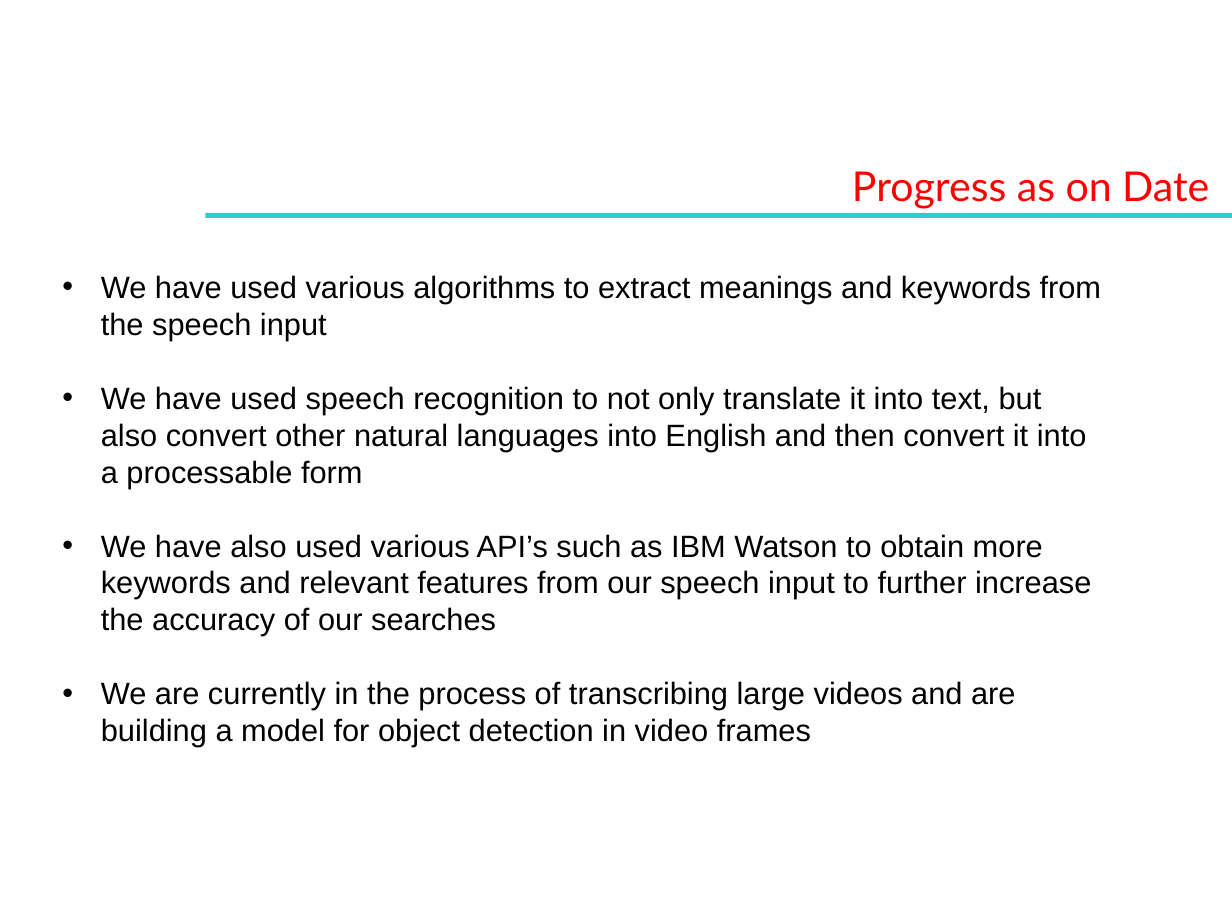
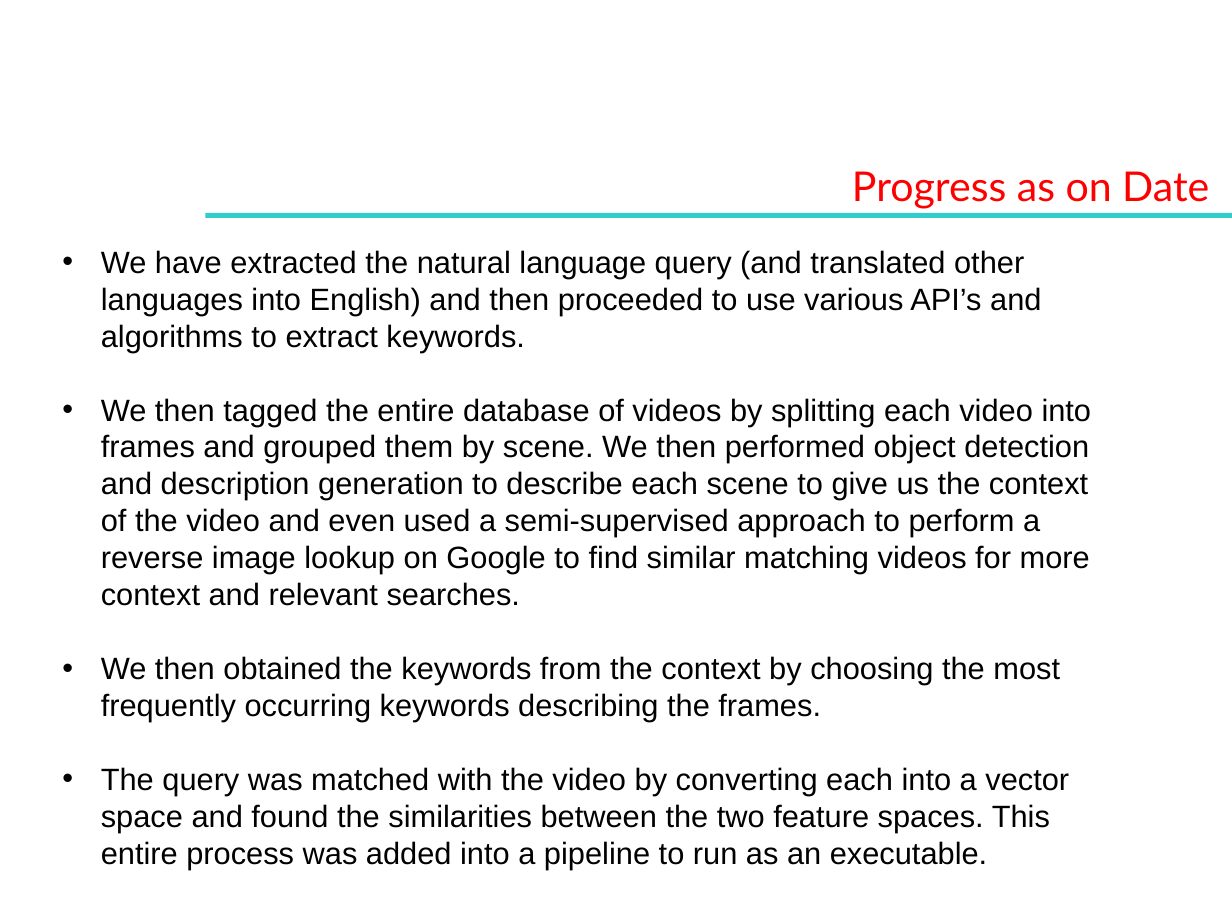
Before and after one commit to aditeyabaral/natural-language-database-querying, a slide deck: slide 4 of Presentation/Intel Contest_template.pptx. Drawn at 1232x924 pixels with LibreOffice and Linux fonts; fonts in the diff are those of the drawing; background and template pictures are left out. Boxes give left, top, right and bottom in pixels: in the first picture for what was removed or moved away, otherwise in the second. Text is boxed around its words. In the diff, an @@ line names an element or a change of style, - is before the commit and + after.

Commit message:
Added presentation

```diff
--- a/Presentation/Intel Contest_template.pptx
+++ b/Presentation/Intel Contest_template.pptx
@@ text at [101,250,1092,870]: text changed @@
-• We have used various algorithms to extract meanings and keywords from the speech input
-• We have used speech recognition to not only translate it into text, but also convert other natural languages into English and then convert it into a processable form
-• We have also used various API’s such as IBM Watson to obtain more keywords and relevant features from our speech input to further increase the accuracy of our searches
-• We are currently in the process of transcribing large videos and are building a model for object detection in video frames
+• We have extracted the natural language query (and translated other languages into English) and then proceeded to use various API’s and algorithms to extract keywords.
+• We then tagged the entire database of videos by splitting each video into frames and grouped them by scene. We then performed object detection and description generation to describe each scene to give us the context of the video and even used a semi-supervised approach to perform a reverse image lookup on Google to find similar matching videos for more context and relevant searches.
+• We then obtained the keywords from the context by choosing the most frequently occurring keywords describing the frames.
+• The query was matched with the video by converting each into a vector space and found the similarities between the two feature spaces. This entire process was added into a pipeline to run as an executable.
```
Also in this commit, not shown: 6 other slides changed, 1 other file.
